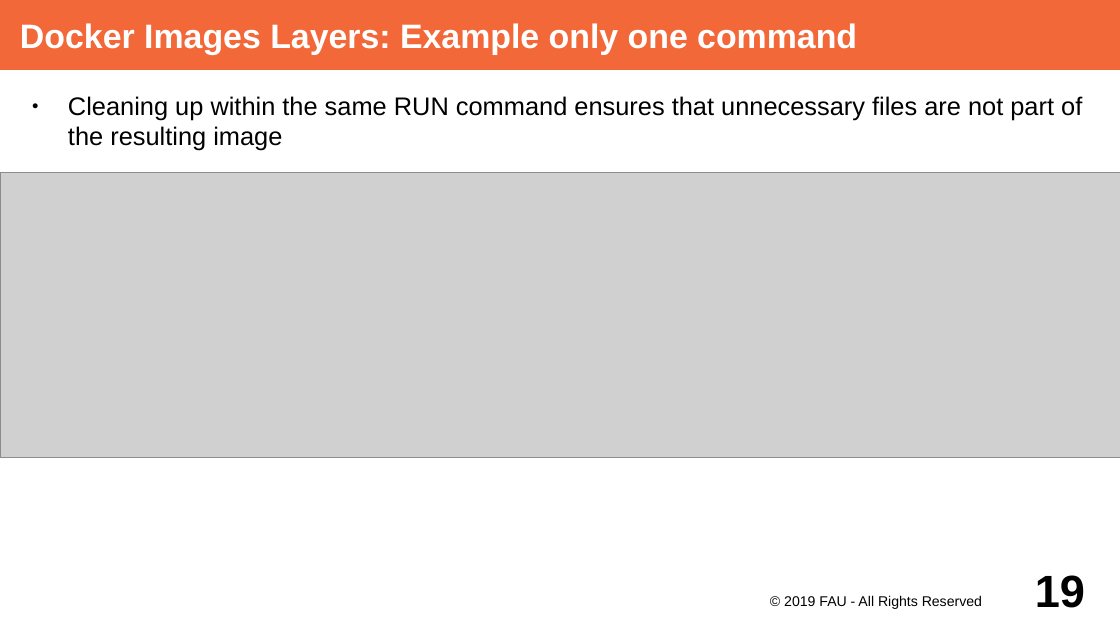
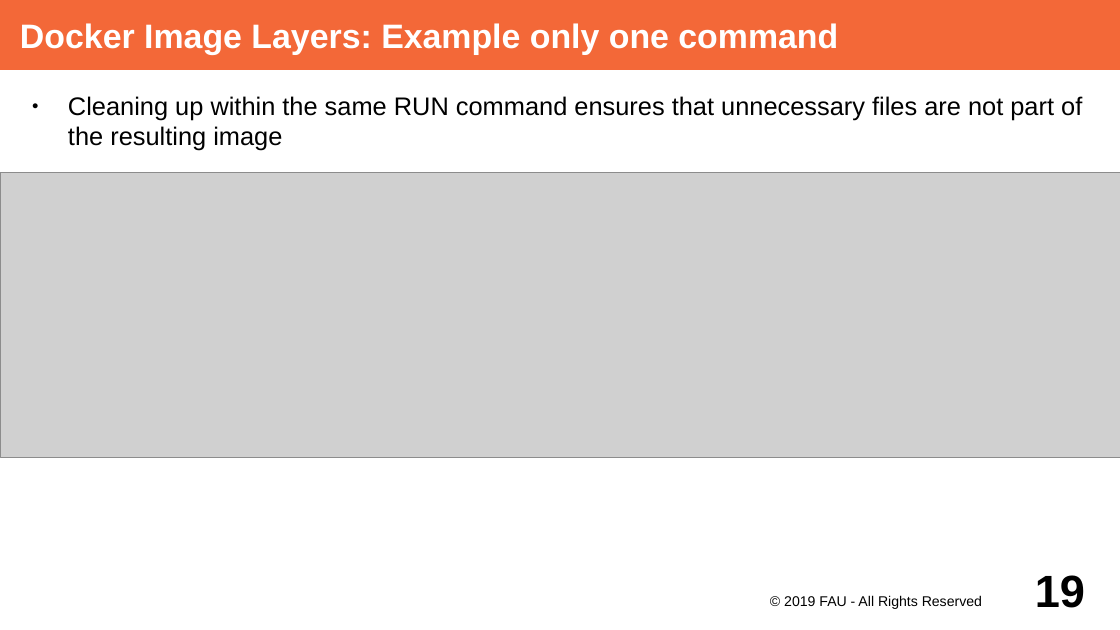
Before and after one commit to dirkriehle/adap-course, a slide deck: slide 19 of Lecture Slides/ADAP Z01 - Containerization.odp. Drawn at 1120x630 pixels with LibreOffice and Linux fonts; fonts in the diff are those of the drawing; grey boxes stand for pictures. Boxes give left, top, right and bottom in pixels: in the first picture for what was removed or moved away, otherwise in the second. Text is boxed around its words. In the diff, an @@ line names an element or a change of style, - is before the commit and + after.

```diff
--- a/Lecture Slides/ADAP Z01 - Containerization.odp
+++ b/Lecture Slides/ADAP Z01 - Containerization.odp
@@ title at [20,23,838,55]: text changed @@
-Docker Images Layers: Example only one command
+Docker Image Layers: Example only one command
```
Also in this commit, not shown: 8 other slides changed.
